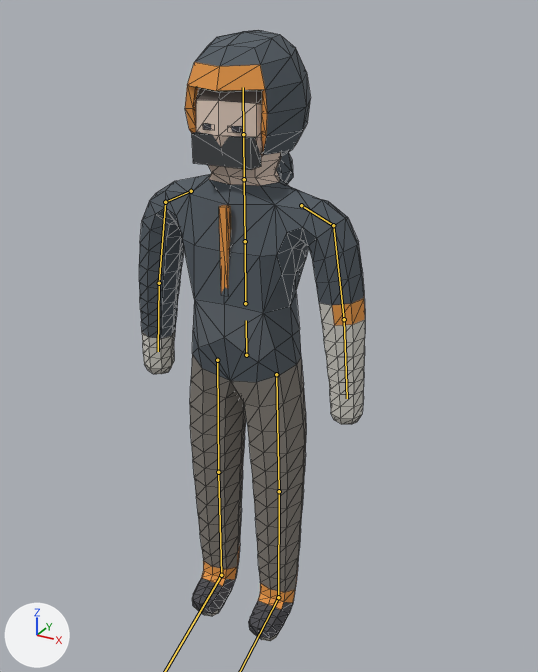
One commit to the glTF model game-godot/assets/hero.glb: the scene before it, then after it.
Rendered twice from a 50 mm camera at (1.231, -1.984, 2.002) aimed at (0.192, -0.095, 1.057). Lighting does not change. The marker at lower left points along +X, +Y and +Z. The older version comes first. Both versions are drawn at frame 204 of the action 'MocapKick'; the numbers are the values there. The bones that change, and the others that lie on the model, are drawn over the model as lines. Mesh edges are drawn as thin lines.

Objects in the first picture: 'Hero', 'HoodDown', 'HoodUp'.
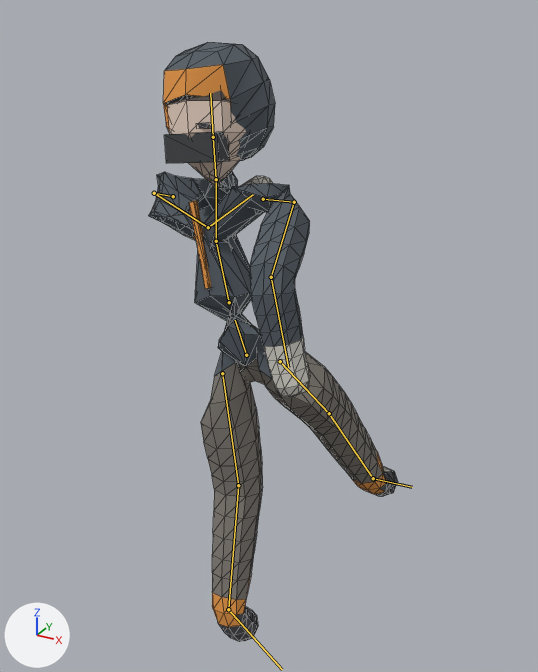
The change, as a diff of the scene's bpy script:
```diff
--- a/game-godot/assets/hero.glb.py
+++ b/game-godot/assets/hero.glb.py
@@ bone_hips @@
 bone_hips = bpy.data.objects['HeroRig'].pose.bones['Hips']
-bone_hips.rotation_quaternion = (1.0, 0.0, 0.0, 0.0)  # degrees (0, 0, 0)
+bone_hips.rotation_quaternion = (0.032, 0.195, -0.979, 0.041)  # degrees (4, -176, 22)
@@ bone_leftupperleg @@
 bone_leftupperleg = bpy.data.objects['HeroRig'].pose.bones['LeftUpperLeg']  # child of 'Hips'
-bone_leftupperleg.rotation_quaternion = (1.0, 0.0, 0.0, 0.0)  # degrees (0, 0, 0)
+bone_leftupperleg.rotation_quaternion = (-0.037, 0.137, 0.988, -0.058)  # degrees (7, -177, -16)
@@ bone_leftlowerleg @@
 bone_leftlowerleg = bpy.data.objects['HeroRig'].pose.bones['LeftLowerLeg']  # child of 'LeftUpperLeg'
-bone_leftlowerleg.rotation_quaternion = (1.0, 0.0, 0.0, 0.0)  # degrees (0, 0, 0)
+bone_leftlowerleg.rotation_quaternion = (0.986, -0.165, -0.005, 0.003)  # degrees (-19, -1, 0)
@@ bone_leftfoot @@
 bone_leftfoot = bpy.data.objects['HeroRig'].pose.bones['LeftFoot']  # child of 'LeftLowerLeg'
-bone_leftfoot.rotation_quaternion = (1.0, 0.0, 0.0, 0.0)  # degrees (0, 0, 0)
+bone_leftfoot.rotation_quaternion = (0.57, 0.805, 0.015, -0.162)  # degrees (108, 16, -10)
@@ bone_rightupperleg @@
 bone_rightupperleg = bpy.data.objects['HeroRig'].pose.bones['RightUpperLeg']  # child of 'Hips'
-bone_rightupperleg.rotation_quaternion = (1.0, 0.0, 0.0, 0.0)  # degrees (0, 0, 0)
+bone_rightupperleg.rotation_quaternion = (-0.112, 0.12, 0.905, -0.393)  # degrees (48, -174, -18)
@@ bone_rightlowerleg @@
 bone_rightlowerleg = bpy.data.objects['HeroRig'].pose.bones['RightLowerLeg']  # child of 'RightUpperLeg'
-bone_rightlowerleg.rotation_quaternion = (1.0, 0.0, 0.0, 0.0)  # degrees (0, 0, 0)
+bone_rightlowerleg.rotation_quaternion = (0.994, -0.102, -0.032, -0.039)  # degrees (-12, -4, -4)
@@ bone_rightfoot @@
 bone_rightfoot = bpy.data.objects['HeroRig'].pose.bones['RightFoot']  # child of 'RightLowerLeg'
-bone_rightfoot.rotation_quaternion = (1.0, 0.0, 0.0, 0.0)  # degrees (0, 0, 0)
+bone_rightfoot.rotation_quaternion = (0.672, 0.739, -0.049, -0.017)  # degrees (96, -2, -5)
@@ bone_spine @@
 bone_spine = bpy.data.objects['HeroRig'].pose.bones['Spine']  # child of 'Hips'
-bone_spine.rotation_quaternion = (1.0, 0.0, 0.0, 0.0)  # degrees (0, 0, 0)
+bone_spine.rotation_quaternion = (0.026, -0.049, 0.998, 0.022)  # degrees (-2, 177, 6)
@@ bone_chest @@
 bone_chest = bpy.data.objects['HeroRig'].pose.bones['Chest']  # child of 'Spine'
-bone_chest.rotation_quaternion = (1.0, 0.0, 0.0, 0.0)  # degrees (0, 0, 0)
+bone_chest.rotation_quaternion = (-0.073, -0.099, -0.991, 0.045)  # degrees (4, 171, -11)
@@ bone_leftshoulder @@
 bone_leftshoulder = bpy.data.objects['HeroRig'].pose.bones['LeftShoulder']  # child of 'Chest'
-bone_leftshoulder.rotation_quaternion = (1.0, 0.0, 0.0, 0.0)  # degrees (0, 0, 0)
+bone_leftshoulder.rotation_quaternion = (-0.583, -0.253, -0.77, -0.057)  # degrees (-51, 120, -67)
@@ bone_leftupperarm @@
 bone_leftupperarm = bpy.data.objects['HeroRig'].pose.bones['LeftUpperArm']  # child of 'LeftShoulder'
-bone_leftupperarm.rotation_quaternion = (1.0, 0.0, 0.0, 0.0)  # degrees (0, 0, 0)
+bone_leftupperarm.rotation_quaternion = (0.315, -0.039, 0.05, -0.947)  # degrees (-7, -2, -143)
@@ bone_leftlowerarm @@
 bone_leftlowerarm = bpy.data.objects['HeroRig'].pose.bones['LeftLowerArm']  # child of 'LeftUpperArm'
-bone_leftlowerarm.rotation_quaternion = (1.0, 0.0, 0.0, 0.0)  # degrees (0, 0, 0)
+bone_leftlowerarm.rotation_quaternion = (0.471, -0.268, -0.366, -0.757)  # degrees (27, -49, -129)
@@ bone_neck @@
 bone_neck = bpy.data.objects['HeroRig'].pose.bones['Neck']  # child of 'Chest'
-bone_neck.rotation_quaternion = (1.0, 0.0, 0.0, 0.0)  # degrees (0, 0, 0)
+bone_neck.rotation_quaternion = (-0.082, 0.008, 0.996, -0.042)  # degrees (5, -171, -1)
@@ bone_rightshoulder @@
 bone_rightshoulder = bpy.data.objects['HeroRig'].pose.bones['RightShoulder']  # child of 'Chest'
-bone_rightshoulder.rotation_quaternion = (1.0, 0.0, 0.0, 0.0)  # degrees (0, 0, 0)
+bone_rightshoulder.rotation_quaternion = (-0.235, 0.055, -0.954, -0.177)  # degrees (-21, 152, 1)
@@ bone_rightupperarm @@
 bone_rightupperarm = bpy.data.objects['HeroRig'].pose.bones['RightUpperArm']  # child of 'RightShoulder'
-bone_rightupperarm.rotation_quaternion = (1.0, 0.0, 0.0, 0.0)  # degrees (0, 0, 0)
+bone_rightupperarm.rotation_quaternion = (0.389, 0.166, -0.179, 0.888)  # degrees (-12, -26, 136)
@@ bone_rightlowerarm @@
 bone_rightlowerarm = bpy.data.objects['HeroRig'].pose.bones['RightLowerArm']  # child of 'RightUpperArm'
-bone_rightlowerarm.rotation_quaternion = (1.0, 0.0, 0.0, 0.0)  # degrees (0, 0, 0)
+bone_rightlowerarm.rotation_quaternion = (0.893, 0.435, 0.111, -0.032)  # degrees (52, 13, 2)
```

Where the change shows, as pixel boxes [x1, y1, x2, y2] in the pictures (538 x 672 px):
'Hero', posed (11% wider)
    before: [139, 88, 365, 641]
    after: [148, 90, 398, 642]
'HoodUp', posed
    before: [185, 30, 311, 170]
    after: [163, 42, 275, 163]
'HoodDown', posed
    before: [276, 152, 293, 184]
    after: [221, 171, 238, 187]
bone 'Hips', root to tip
    before: (246, 355) to (246, 320)
    after: (246, 355) to (235, 320)
bone 'LeftUpperLeg', root to tip
    before: (276, 374) to (279, 491)
    after: (222, 373) to (238, 485)
bone 'LeftLowerLeg', root to tip
    before: (279, 491) to (278, 597)
    after: (238, 485) to (228, 609)
bone 'RightUpperLeg', root to tip
    before: (217, 360) to (218, 472)
    after: (280, 361) to (329, 413)
bone 'RightLowerLeg', root to tip
    before: (218, 472) to (221, 575)
    after: (329, 413) to (373, 478)
bone 'Spine', root to tip
    before: (245, 303) to (245, 241)
    after: (229, 302) to (216, 241)
bone 'Chest', root to tip
    before: (245, 241) to (244, 179)
    after: (216, 241) to (216, 179)
bone 'LeftShoulder', root to tip
    before: (301, 205) to (333, 225)
    after: (173, 196) to (154, 193)
bone 'LeftUpperArm', root to tip
    before: (333, 225) to (344, 319)
    after: (154, 193) to (208, 227)
bone 'LeftLowerArm', root to tip
    before: (344, 319) to (347, 398)
    after: (208, 227) to (253, 194)
bone 'Neck', root to tip
    before: (244, 179) to (243, 134)
    after: (216, 179) to (213, 137)
bone 'RightShoulder', root to tip
    before: (191, 191) to (165, 202)
    after: (263, 199) to (294, 202)
bone 'RightUpperArm', root to tip
    before: (165, 202) to (159, 283)
    after: (294, 202) to (271, 277)
bone 'RightLowerArm', root to tip
    before: (159, 283) to (158, 351)
    after: (271, 277) to (288, 367)
